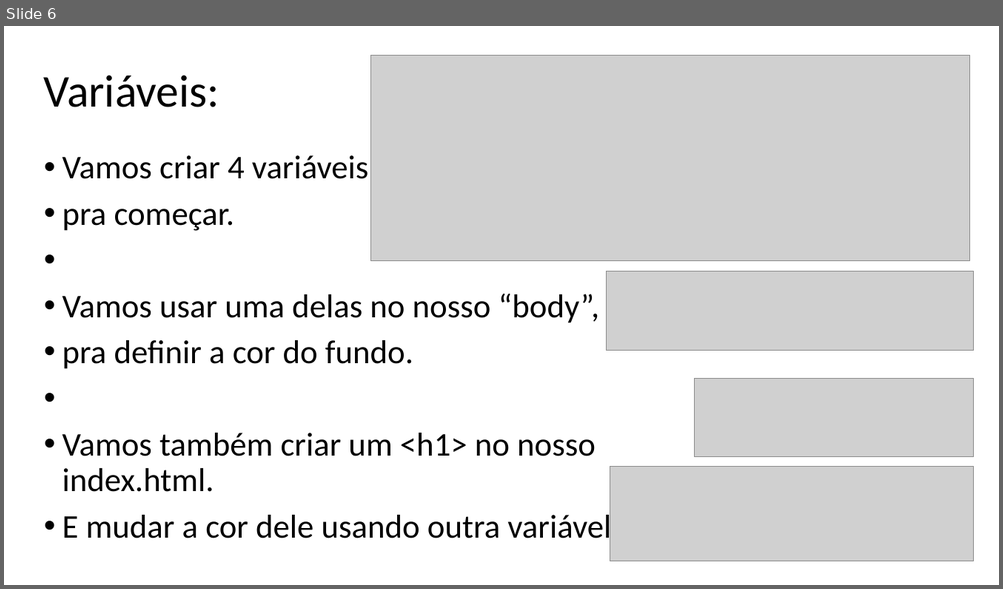
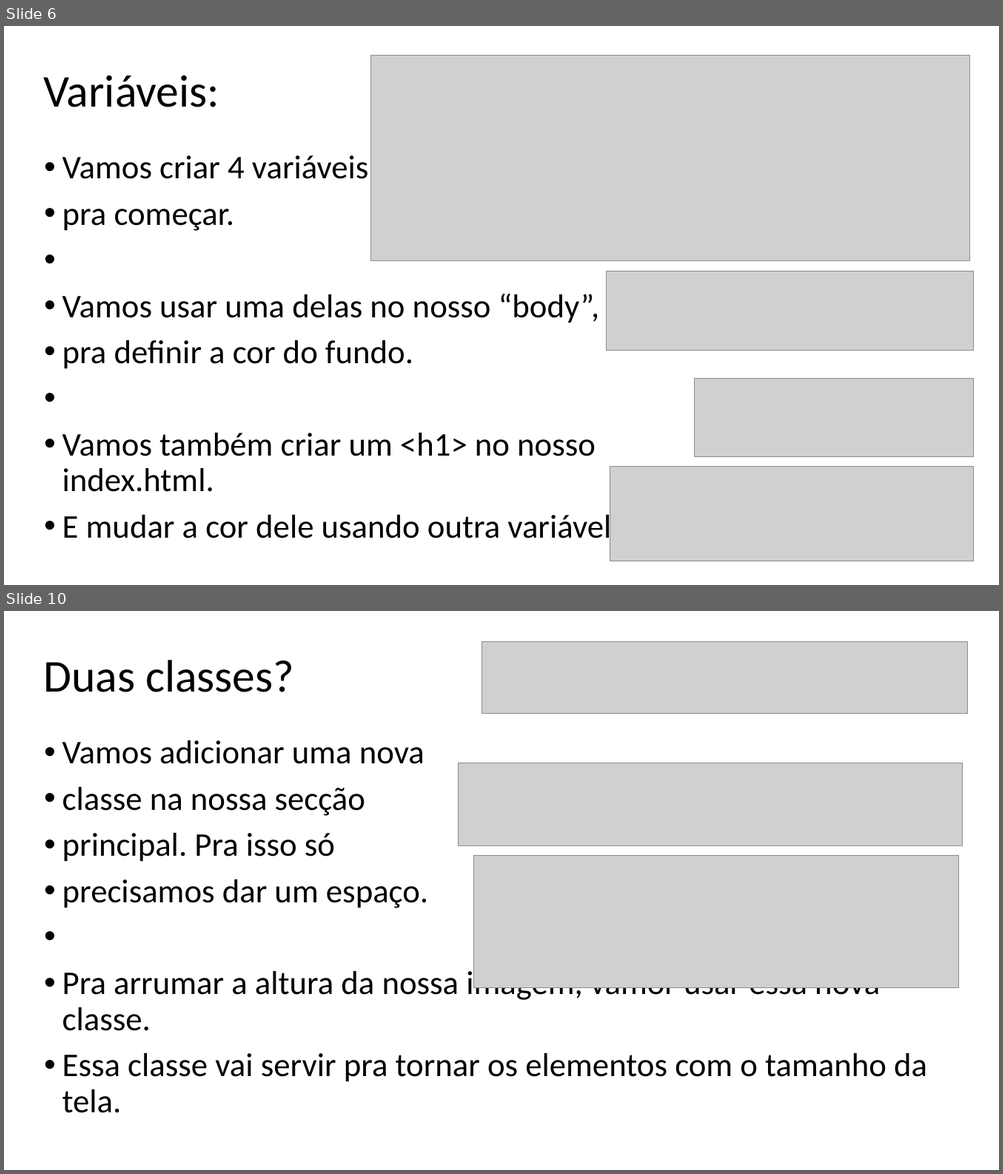
Before and after one commit to Ruan-Sanj1/Streaming, a slide deck: Steaming/H- Aula 1 (Streaming).pptx. Shown one above the other, each under a label of ours: slide 6 before the commit, slides 6 and 10 after it; the slides between them are not shown. The pictures are 1003x589 and 1003x1174 pixels, drawn with LibreOffice and Linux fonts; fonts in the diff are those of the drawing; grey boxes stand for pictures. Boxes give left, top, right and bottom in pixels: in the first picture for what was removed or moved away, otherwise in the second. Text is boxed around its words. In the diff, an @@ line names an element or a change of style, - is before the commit and + after.

```diff
--- a/Steaming/H- Aula 1 (Streaming).pptx
+++ b/Steaming/H- Aula 1 (Streaming).pptx
@@ slide 10 added at bbox=[4, 611, 999, 1170], background #FFFFFF @@
@@ picture added at bbox=[481, 641, 967, 714] @@
@@ text added at bbox=[43, 660, 294, 692], 44 pt, text #000000 @@
+Duas classes?
@@ text added at bbox=[62, 741, 927, 1113], 32 pt, text #000000 @@
+• Vamos adicionar uma nova
+• classe na nossa secção
+• principal. Pra isso só
+• precisamos dar um espaço.
+• Pra arrumar a altura da nossa imagem, vamor usar essa nova classe.
+• Essa classe vai servir pra tornar os elementos com o tamanho da tela.
@@ picture added at bbox=[458, 763, 963, 846] @@
@@ picture added at bbox=[474, 856, 959, 988] @@
```
Also in this commit, not shown: 6 other slides changed, 9 other slides added, 11 slides removed.
